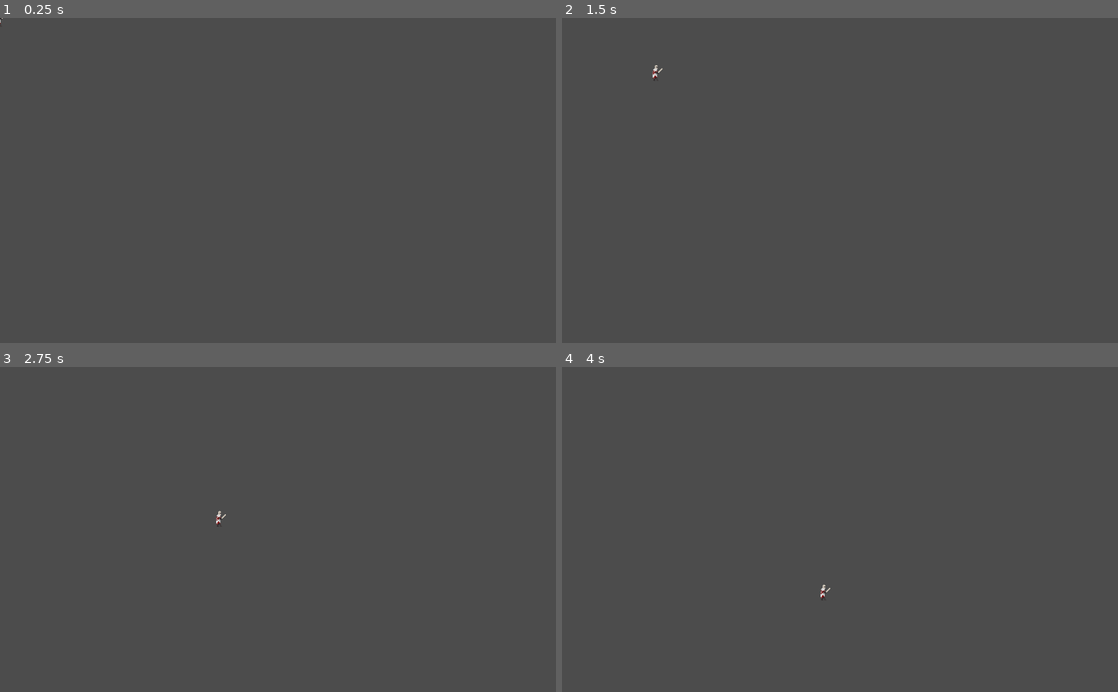
Above: before the commit, frames 1-4 (two rows, left to right).
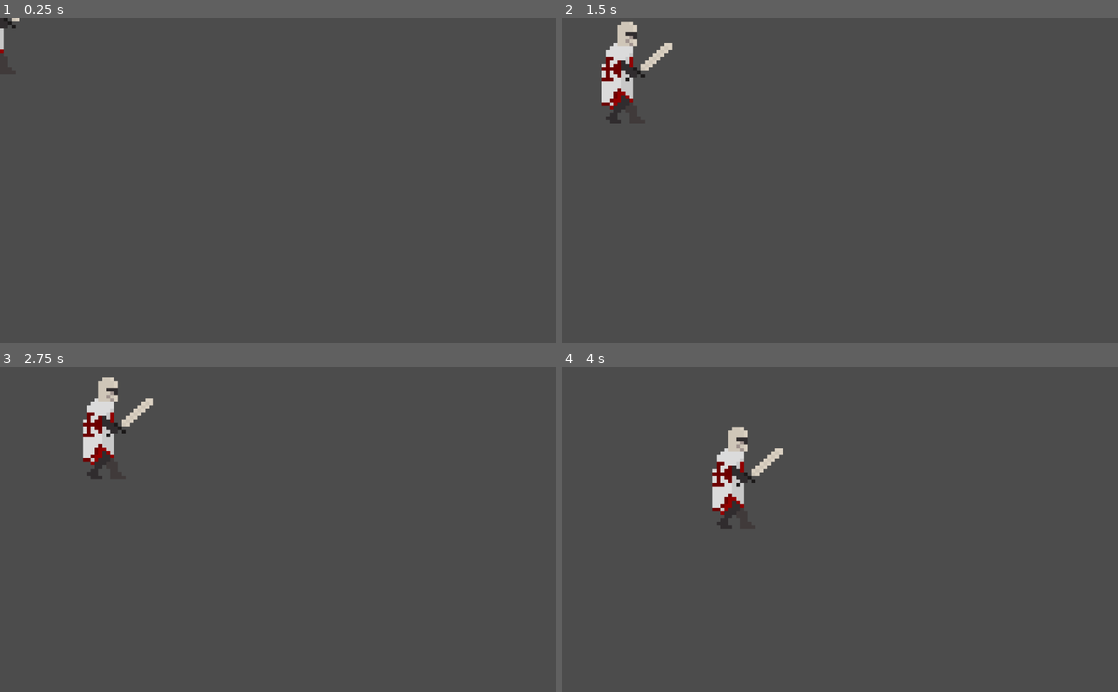
Above: after the commit, the same moments.

Repository: imav97/GMTK2021
Game: Godot game, scene res://MouseCharacter.tscn
The game is run twice, just before and just after one commit, with the same random seed, the same clock (stepped at 60 frames per second) and the same inputs. The project has no main scene, so this scene is started directly.
Inputs (mouse positions are in pixels of both pictures, inside the frame that each line leads up to):
- Up to frame 1 (0.25 s): no input
- Up to frame 2 (1.5 s): tap Enter at 0.5 s; move the mouse to (962, 164) at 0.52 s; press the mouse at (962, 164) at 0.53 s; hold D (right) 0.53-1.28 s; right-click (962, 164) at 0.8 s; tap Space (simple_attack) at 1.25 s; move the mouse to (728, 196) at 1.27 s; release the mouse at (728, 196) at 1.28 s; hold S (down) from 1.28 s (still down); right-click (728, 196) at 1.35 s
- Up to frame 3 (2.75 s): click (166, 545) at 1.55 s; move the mouse to (333, 458) at 2.02 s; release S (down) at 2.03 s; press the mouse at (333, 458) at 2.03 s; hold D (right) from 2.03 s (still down); right-click (333, 458) at 2.3 s
- Up to frame 4 (4 s): tap Enter at 2.75 s; move the mouse to (812, 594) at 2.77 s; release D (right) at 2.78 s; release the mouse at (812, 594) at 2.78 s; hold W (up) 2.78-3.53 s; right-click (812, 594) at 2.85 s; click (812, 594) at 3.05 s; move the mouse to (1006, 578) at 3.52 s; hold A (left) from 3.53 s (still down); hold Space (simple_attack) from 3.53 s (still down); click (1006, 578) at 3.67 s; right-click (1006, 578) at 3.8 s

The runs differ from the first frame. In frame 1, 0.1% of the frame differs, in the area x 0-4%, y 0-11%; in frame 2, 1.6%; in frame 3, 1.6%; in frame 4, 1.6%, in the area x 27-49%, y 18-72%.

Commit message:
Add flow movement. Add walk animation. Add attacks

Diff:
--- a/gmtk2021/MouseCharacter.gd
+++ b/gmtk2021/MouseCharacter.gd
@@ -1,42 +1,34 @@
 extends KinematicBody2D
 
-var max_speed := 400
-var speed := 0
 var acceleration := 1200
-var move_direction
-var moving := false
-var destination := Vector2.ZERO
-var movement := Vector2.ZERO
 
 var initial_mouse_position := Vector2.ZERO
 var final_mouse_position := Vector2.ZERO
 
+var attack_direction: Vector2 = Vector2.ZERO
+
 
 
 func _unhandled_input(event):
-	#movement input
-	if event.is_action_pressed("right_click"):
-		moving=true
-		destination = get_global_mouse_position()
-
-	#attack input
 	if event.is_action_pressed("left_click"):
 		initial_mouse_position = event.position
 	if event.is_action_released("left_click"):
 		final_mouse_position = event.position
 
+		var delta_x: float = final_mouse_position.x - initial_mouse_position.x
+		var delta_y: float = final_mouse_position.y - initial_mouse_position.y
+
+		if abs(delta_x) < 5 and abs(delta_y) < 5:
+			print("tap")
+			return
+
 		#choosing whether swipe was a horizontal or a vertical swipe
-		if abs(final_mouse_position.x - initial_mouse_position.x) > abs(final_mouse_position.y - initial_mouse_position.y):
+		if abs(delta_x) > abs(delta_y):
 			#choosing whether swipe was to the right or to the left
-			if final_mouse_position.x - initial_mouse_position.x > 0 :
-				print("attack to the right")
+			if delta_x > 0 :
+				attack_direction = Vector2.RIGHT
 			else:
-				print("attack to the left")
-		else:
-			if final_mouse_position.y - initial_mouse_position.y > 0 :
-				print("attack ice-wall")
-			else:
-				print("attack fire-wall")
+				attack_direction = Vector2.LEFT
 
 
 func _physics_process(delta):
@@ -44,14 +36,22 @@
 
 
 func movement_loop(delta):
-	if !moving:
-		speed = 0
+	var direction: Vector2 = Vector2.ZERO
+
+	if Input.is_mouse_button_pressed(BUTTON_RIGHT):
+		var mouse_position: Vector2 = get_viewport().get_mouse_position()
+		if mouse_position.x > self.position.x:
+			$Sprite.flip_h = false
+		else:
+			$Sprite.flip_h = true
+		if self.position.distance_squared_to(mouse_position) > 100:
+			direction = self.position.direction_to(mouse_position)
+
+	var speed: Vector2 = direction * acceleration
+
+	if speed.length_squared() > 0:
+		$AnimationPlayer.play("walk")
 	else:
-		speed += acceleration * delta
-		if speed > max_speed:
-			speed = max_speed
-	movement = position.direction_to(destination) * speed
-	if position.distance_to(destination) > 5:
-		movement = move_and_slide(movement)
-	else:
-		moving = false
+		$AnimationPlayer.stop()
+
+	move_and_slide(speed, Vector2.UP)
--- a/gmtk2021/MouseCharacter.tscn
+++ b/gmtk2021/MouseCharacter.tscn
@@ -24,6 +24,8 @@
 extents = Vector2( 7.63687, 14.7958 )
 
 [node name="MouseCharacter" type="KinematicBody2D"]
+scale = Vector2( 7.18842, 6.48964 )
+collision_layer = 2
 script = ExtResource( 2 )
 
 [node name="Sprite" type="Sprite" parent="."]
